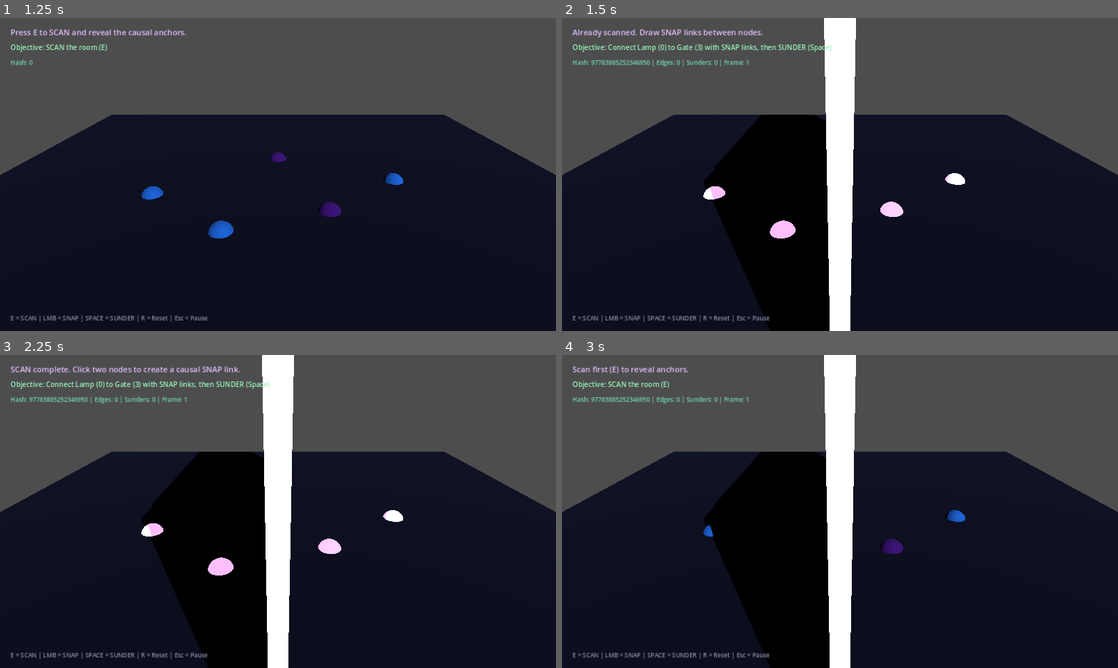
Above: before the commit, frames 1-4 (two rows, left to right).
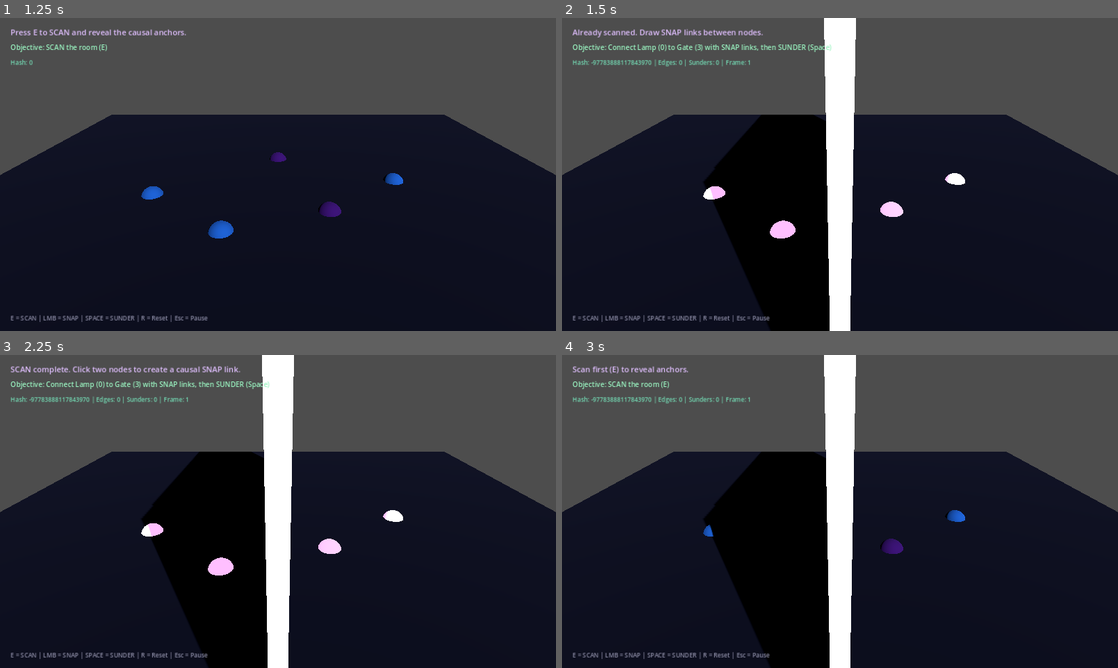
Above: after the commit, the same moments.

Repository: beyond-repair/Project-Cold-Boot
Game: Godot game, scene res://scenes/main_menu/MainMenu.tscn
Two runs of this game, one before a commit and one after it. Both use one fixed random seed, a clock stepped at 60 frames per second and the inputs below.
Inputs (mouse positions are in pixels of both pictures, inside the frame that each line leads up to):
- Up to frame 1 (1.25 s): click "ENTER THE MANUSCRIPT" at 0.5 s
- Up to frame 2 (1.5 s): tap E (scan) at 1.25 s; move the mouse to (962, 158) at 1.27 s; hold E (scan) from 1.28 s (still down); click (962, 158) at 1.42 s
- Up to frame 3 (2.25 s): tap R (reset_demo) at 2 s; move the mouse to (166, 527) at 2.02 s; release E (scan) at 2.03 s; tap E (scan) at 2.1 s; click (166, 527) at 2.17 s
- Up to frame 4 (3 s): tap R (reset_demo) at 2.75 s; move the mouse to (895, 442) at 2.77 s; hold Space (sunder) from 2.78 s (still down); click (895, 442) at 2.92 s

Frame 1 is identical in both runs. In frame 2, 0.3% of the frame differs, in the area x 5-34%, y 13-16%; in frame 3, 0.3%; in frame 4, 0.3%.

Commit message:
Cycle 1: Architecture-aligned simulation hardening
- Explicit MutationRecord shape and DCB-style validation steps
- Quantized position storage (scale 1000) for future determinism
- Clearer subsystem priorities and reject paths
- Self-review notes and updated STATUS
- Still fully playable vertical slice

Diff:
--- a/godot/scripts/systems/GameState.gd
+++ b/godot/scripts/systems/GameState.gd
@@ -1,5 +1,7 @@
 extends Node
-## Minimal DLRSE state for vertical slice → expanding toward full game.
+## Minimal but architecture-aligned DLRSE simulation.
+## Log-only emission → validate → single-writer commit.
+## Positions stored quantized (scale 1000) for cross-platform path.
 
 signal graph_changed
 signal frame_committed(frame_id: int, hash: int)
@@ -11,8 +13,8 @@
 signal gate_opened
 signal demo_won
 
-const MAX_NODES := 32
-const MAX_EDGES := 64
+const QUANT_SCALE := 1000
+const MAX_MUTATIONS_PER_FRAME := 16
 
 var frame_id: int = 0
 var mutation_log: Array[Dictionary] = []
@@ -24,6 +26,7 @@
 var gate_is_open: bool = false
 var last_hash: int = 0
 var snap_count: int = 0
+var last_reject_reason: String = ""
 
 func _ready() -> void:
 	reset_demo()
@@ -39,17 +42,33 @@
 	gate_is_open = false
 	last_hash = 0
 	snap_count = 0
-	_add_node(0, Vector3(-4, 0, 0), 1, "Vesper_Lamp")
-	_add_node(1, Vector3(-1.5, 0, 2), 1, "Vesper_Conduit")
-	_add_node(2, Vector3(1.5, 0, 1), 0, "Necro_Spire")
-	_add_node(3, Vector3(4, 0, -1), 1, "Vesper_Gate")
-	_add_node(4, Vector3(0, 0, -3), 0, "Necro_Anchor")
+	last_reject_reason = ""
+	# Quantized positions (stored as int, converted on read for rendering)
+	_add_node(0, _q(Vector3(-4, 0, 0)), 1, "Vesper_Lamp")
+	_add_node(1, _q(Vector3(-1.5, 0, 2)), 1, "Vesper_Conduit")
+	_add_node(2, _q(Vector3(1.5, 0, 1)), 0, "Necro_Spire")
+	_add_node(3, _q(Vector3(4, 0, -1)), 1, "Vesper_Gate")
+	_add_node(4, _q(Vector3(0, 0, -3)), 0, "Necro_Anchor")
 	graph_changed.emit()
 
-func _add_node(id: int, pos: Vector3, layer: int, label: String) -> void:
+func _q(v: Vector3) -> Vector3i:
+	return Vector3i(
+		int(round(v.x * QUANT_SCALE)),
+		int(round(v.y * QUANT_SCALE)),
+		int(round(v.z * QUANT_SCALE))
+	)
+
+func _fq(qi: Vector3i) -> Vector3:
+	return Vector3(
+		float(qi.x) / QUANT_SCALE,
+		float(qi.y) / QUANT_SCALE,
+		float(qi.z) / QUANT_SCALE
+	)
+
+func _add_node(id: int, qpos: Vector3i, layer: int, label: String) -> void:
 	nodes.append({
 		"id": id,
-		"pos": pos,
+		"qpos": qpos,
 		"layer": layer,
 		"label": label,
 		"active": true,
@@ -58,13 +77,20 @@
 		"domain": [1.0, 0.0, 0.0, 0.0]
 	})
 
+func get_node_pos(id: int) -> Vector3:
+	if id < 0 or id >= nodes.size():
+		return Vector3.ZERO
+	return _fq(nodes[id].qpos)
+
 func begin_frame() -> void:
 	mutation_log.clear()
-
-func log_mutation(op_type: String, node_id: int, edge_id: int = -1, payload: Array = []) -> void:
+	last_reject_reason = ""
+
+func log_mutation(op_type: String, node_id: int, edge_id: int = -1, payload: Array = [], priority: int = 0) -> void:
 	var rec := {
 		"frame": frame_id,
 		"seq": mutation_log.size(),
+		"priority": priority,  # 0=GES/player, 1=constraint, 2=auditor
 		"op": op_type,
 		"node": node_id,
 		"edge": edge_id,
@@ -73,17 +99,59 @@
 	mutation_log.append(rec)
 
 func commit_frame() -> bool:
-	if mutation_log.size() > 16:
-		validation_failed.emit("Budget exceeded")
-		mutation_log.clear()
-		return false
+	# --- DCB-style validation suite ---
+	if not _validate_budget():
+		return _reject("Budget exceeded")
+	if not _validate_partitions():
+		return _reject("Partition / identity integrity failed")
+	if not _validate_graph_sanity():
+		return _reject("Graph sanity failed")
+
+	# Deterministic order: priority then sequence
+	mutation_log.sort_custom(func(a, b):
+		if a.priority != b.priority:
+			return a.priority < b.priority
+		return a.seq < b.seq
+	)
+
 	for rec in mutation_log:
 		_apply(rec)
+
 	frame_id += 1
 	last_hash = _compute_hash()
 	frame_committed.emit(frame_id, last_hash)
 	mutation_log.clear()
 	graph_changed.emit()
+	return true
+
+func _reject(reason: String) -> bool:
+	last_reject_reason = reason
+	validation_failed.emit(reason)
+	mutation_log.clear()
+	return false
+
+func _validate_budget() -> bool:
+	return mutation_log.size() <= MAX_MUTATIONS_PER_FRAME
+
+func _validate_partitions() -> bool:
+	for rec in mutation_log:
+		var nid: int = rec.node
+		if nid < -1 or (nid >= 0 and nid >= nodes.size()):
+			return false
+		if rec.edge >= 0 and rec.edge >= nodes.size():
+			return false
+	return true
+
+func _validate_graph_sanity() -> bool:
+	# Pre-apply sanity: SNAP must not target locked nodes
+	for rec in mutation_log:
+		if rec.op == "SNAP":
+			var a: int = rec.node
+			var b: int = rec.edge
+			if a >= 0 and a < nodes.size() and nodes[a].locked:
+				return false
+			if b >= 0 and b < nodes.size() and nodes[b].locked:
+				return false
 	return true
 
 func _apply(rec: Dictionary) -> void:
@@ -96,16 +164,16 @@
 		"SNAP":
 			var from_id: int = rec.node
 			var to_id: int = rec.edge
-			if from_id >= 0 and to_id >= 0 and from_id < nodes.size() and to_id < nodes.size():
-				if nodes[from_id].locked or nodes[to_id].locked:
+			if from_id < 0 or to_id < 0 or from_id >= nodes.size() or to_id >= nodes.size():
+				return
+			if nodes[from_id].locked or nodes[to_id].locked:
+				return
+			for e in edges:
+				if (e.from == from_id and e.to == to_id) or (e.from == to_id and e.to == from_id):
 					return
-				# Prevent duplicate edges
-				for e in edges:
-					if (e.from == from_id and e.to == to_id) or (e.from == to_id and e.to == from_id):
-						return
-				edges.append({"from": from_id, "to": to_id, "strength": 1.0, "corrupted": false})
-				snap_count += 1
-				snap_created.emit(from_id, to_id)
+			edges.append({"from": from_id, "to": to_id, "strength": 1.0, "corrupted": false})
+			snap_count += 1
+			snap_created.emit(from_id, to_id)
 		"SUNDER":
 			var chain: Array = []
 			for e in edges:
@@ -148,15 +216,9 @@
 	var h := 0xCB94F00D
 	for n in nodes:
 		h = (h * 31 + n.id) ^ (n.layer * 17)
+		h = h ^ (n.qpos.x + n.qpos.y * 3 + n.qpos.z * 7)
 		if n.locked:
 			h ^= 0xA11D
 	for e in edges:
 		h = (h * 13 + e.from * 7 + e.to) ^ int(e.strength * 100)
 	return h
-
-func get_revealed_nodes() -> Array:
-	var out: Array = []
-	for n in nodes:
-		if n.revealed or scanned:
-			out.append(n)
-	return out
--- a/godot/scripts/vertical_slice/VerticalSlice.gd
+++ b/godot/scripts/vertical_slice/VerticalSlice.gd
@@ -1,5 +1,5 @@
 extends Node3D
-## Vertical Slice — hardened single-room experience.
+## Vertical Slice controller — architecture-aligned, review-ready.
 
 @onready var status_label: Label = $UI/StatusLabel
 @onready var help_label: Label = $UI/HelpLabel
@@ -71,8 +71,10 @@
 		_update_ui("Already scanned. Draw SNAP links between nodes.")
 		return
 	GameState.begin_frame()
-	GameState.log_mutation("SCAN", 0)
-	GameState.commit_frame()
+	GameState.log_mutation("SCAN", 0, -1, [], 0)
+	if not GameState.commit_frame():
+		_update_ui("SCAN rejected: %s" % GameState.last_reject_reason)
+		return
 	_update_ui("SCAN complete. Click two nodes to create a causal SNAP link.")
 	_update_objective()
 
@@ -106,10 +108,12 @@
 
 func _do_snap(from_id: int, to_id: int) -> void:
 	GameState.begin_frame()
-	GameState.log_mutation("SNAP", from_id, to_id)
+	GameState.log_mutation("SNAP", from_id, to_id, [], 0)
 	if GameState.snap_count == 1 and not GameState.auditor_active:
-		GameState.log_mutation("AUD_LOCK", 2)  # Lock Necro_Spire after second link attempt
-	GameState.commit_frame()
+		GameState.log_mutation("AUD_LOCK", 2, -1, [], 2)  # priority 2 = auditor
+	if not GameState.commit_frame():
+		_update_ui("SNAP rejected: %s" % GameState.last_reject_reason)
+		return
 	_update_objective()
 
 func _do_sunder() -> void:
@@ -117,8 +121,10 @@
 		_update_ui("No chains to SUNDER. Create SNAP links first.")
 		return
 	GameState.begin_frame()
-	GameState.log_mutation("SUNDER", 0)
-	GameState.commit_frame()
+	GameState.log_mutation("SUNDER", 0, -1, [], 0)
+	if not GameState.commit_frame():
+		_update_ui("SUNDER rejected: %s" % GameState.last_reject_reason)
+		return
 	_update_objective()
 
 func _on_scan() -> void:
@@ -190,7 +196,7 @@
 			mat.albedo_color = Color(0.2, 0.9, 0.4)
 			mat.emission = Color(0.3, 1.0, 0.5)
 		mi.material_override = mat
-		mi.position = n.pos
+		mi.position = GameState.get_node_pos(n.id)
 		node_container.add_child(mi)
 
 		var body := StaticBody3D.new()
@@ -204,8 +210,8 @@
 		node_meshes[n.id] = mi
 
 	for e in GameState.edges:
-		var from_pos: Vector3 = GameState.nodes[e.from].pos
-		var to_pos: Vector3 = GameState.nodes[e.to].pos
+		var from_pos: Vector3 = GameState.get_node_pos(e.from)
+		var to_pos: Vector3 = GameState.get_node_pos(e.to)
 		var mi := MeshInstance3D.new()
 		var cyl := CylinderMesh.new()
 		cyl.top_radius = 0.06
Not shown, added: docs/SELF_REVIEW.md
Not shown, changed: docs/STATUS.md
